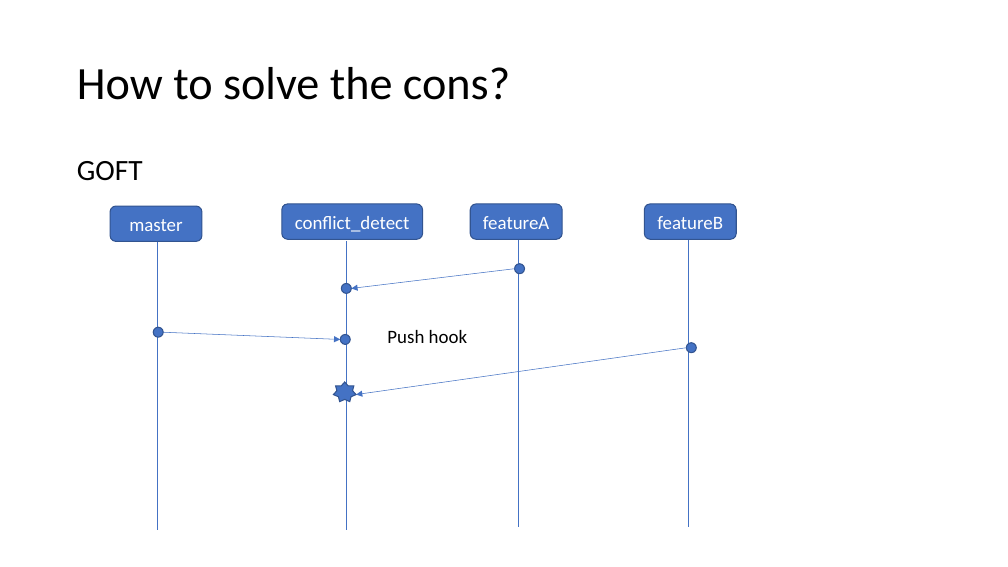
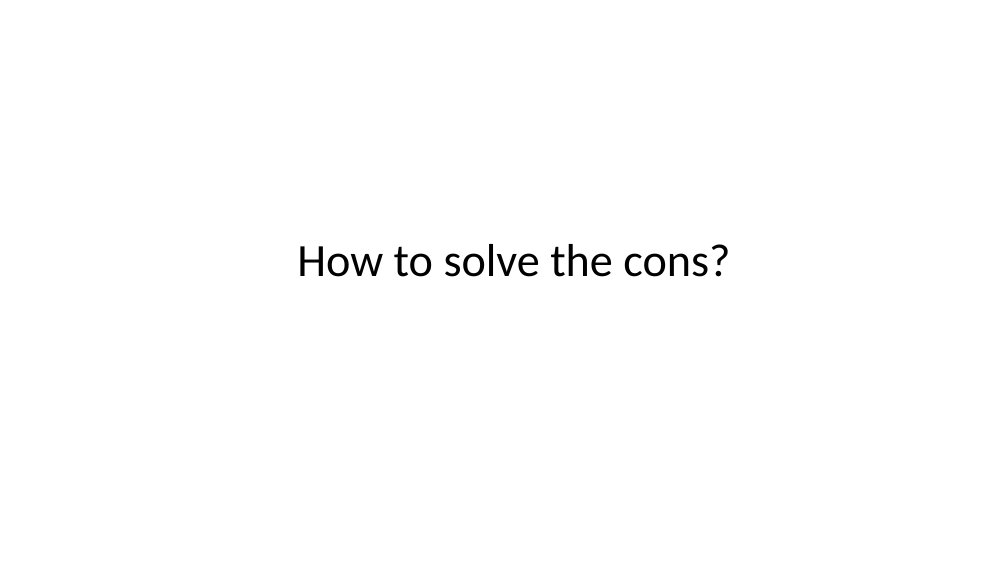
Before and after one commit to chaiyilin/featureToggling, a slide deck: slide 6 of featureToggles.pptx. Drawn at 1008x567 pixels with LibreOffice and Linux fonts; fonts in the diff are those of the drawing. Boxes give left, top, right and bottom in pixels: in the first picture for what was removed or moved away, otherwise in the second. Text is boxed around its words. In the diff, an @@ line names an element or a change of style, - is before the commit and + after.

Commit message:
v1

```diff
--- a/featureToggles.pptx
+++ b/featureToggles.pptx
@@ text removed at (x1=77, y1=161, x2=143, y2=181) @@
-GOFT
@@ title "How to solve the cons?" moved from (x1=77, y1=67, x2=510, y2=100) to (x1=297, y1=244, x2=730, y2=277) @@
@@ title "How to solve the cons?" at (x1=297, y1=244, x2=730, y2=277): alignment left to centre @@
@@ rounded rectangle removed at (x1=110, y1=206, x2=203, y2=242) @@
-master
@@ rounded rectangle removed at (x1=282, y1=204, x2=423, y2=240) @@
-conflict_detect
@@ rounded rectangle removed at (x1=470, y1=204, x2=563, y2=240) @@
-featureA
@@ rounded rectangle removed at (x1=644, y1=204, x2=737, y2=240) @@
-featureB
@@ line removed from (158, 241) to (158, 530) @@
@@ line removed from (346, 241) to (346, 530) @@
@@ arrow removed from (515, 268) to (352, 289) @@
@@ ellipse removed at (x1=515, y1=264, x2=525, y2=274) @@
@@ line removed from (519, 240) to (519, 528) @@
@@ line removed from (689, 240) to (689, 528) @@
@@ ellipse removed at (x1=342, y1=284, x2=352, y2=293) @@
@@ ellipse removed at (x1=154, y1=327, x2=163, y2=337) @@
@@ arrow removed from (163, 332) to (340, 340) @@
@@ ellipse removed at (x1=340, y1=334, x2=350, y2=344) @@
@@ arrow removed from (687, 348) to (356, 395) @@
@@ text removed at (x1=387, y1=330, x2=467, y2=343) @@
-Push hook
@@ ellipse removed at (x1=687, y1=343, x2=696, y2=352) @@
@@ star removed at (x1=333, y1=382, x2=356, y2=402) @@
```
Also in this commit, not shown: 2 other slides changed, 14 slides added, 4 slides removed.
